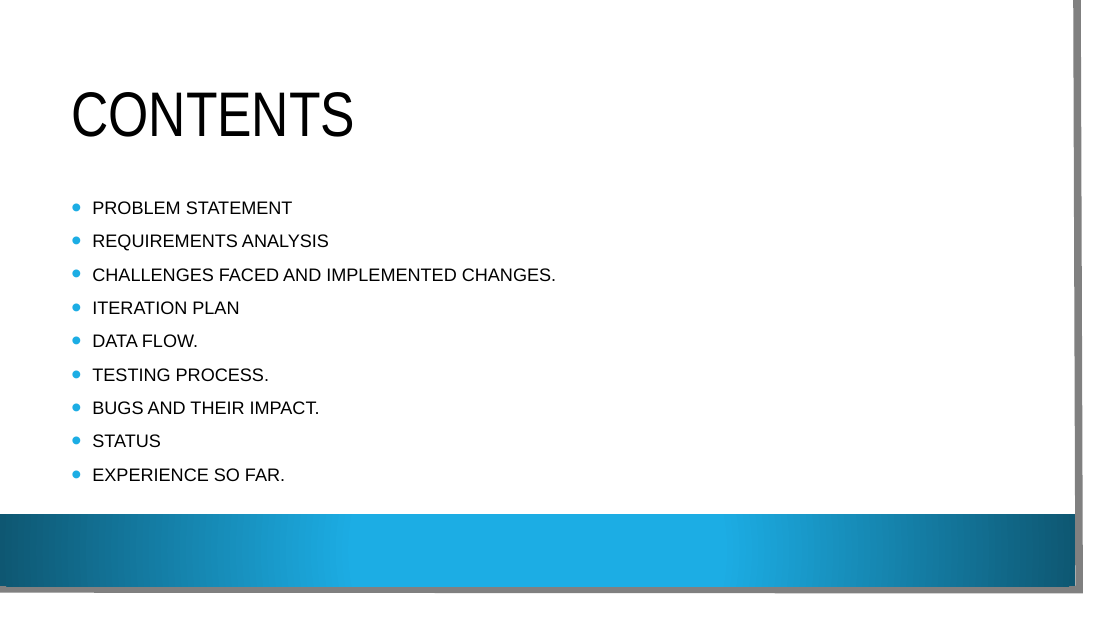
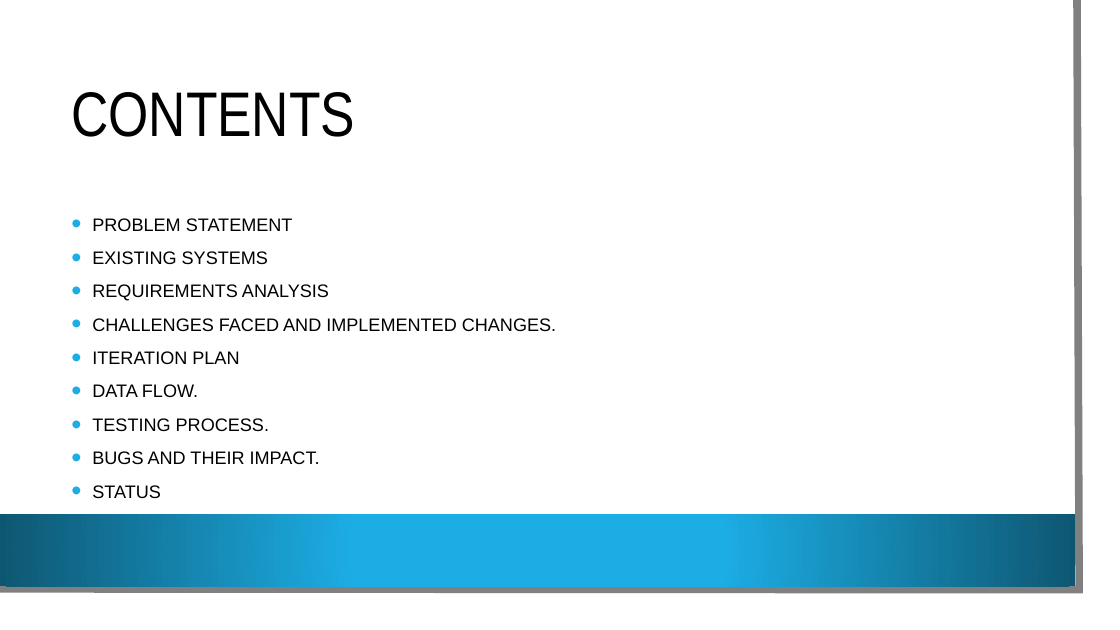
Before and after one commit to VamsiDevalla/Student-Attendance-Tracking, a slide deck: slide 2 of final ppt.pptx. Drawn at 1120x630 pixels with LibreOffice and Linux fonts; fonts in the diff are those of the drawing; background and template pictures are left out. Boxes give left, top, right and bottom in pixels: in the first picture for what was removed or moved away, otherwise in the second. Text is boxed around its words. In the diff, an @@ line names an element or a change of style, - is before the commit and + after.

Commit message:
final

```diff
--- a/final ppt.pptx
+++ b/final ppt.pptx
@@ text at (92, 251, 268, 264): paragraph added @@
+• EXISTING SYSTEMS
@@ text at (92, 468, 285, 481): paragraph removed @@
-• EXPERIENCE SO FAR.
```
Also in this commit, not shown: 3 other slides changed, 5 slides added, 1 slide removed.
